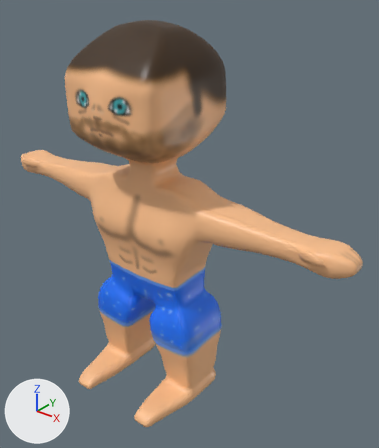
Renders of the glTF model models/player.glb from each side of a commit.
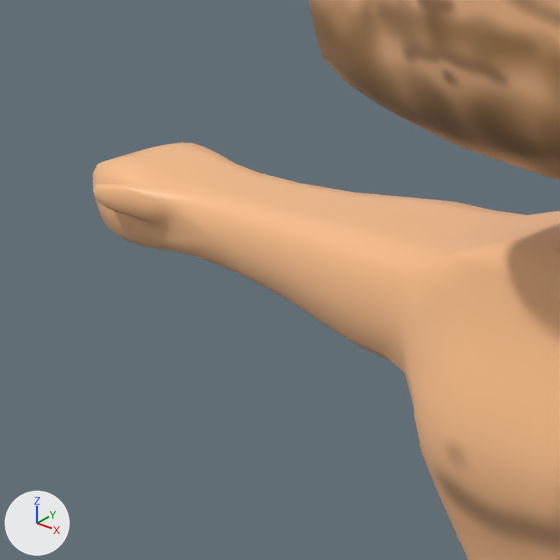
The first picture shows the older version from a 50 mm camera at (1.567, -1.693, 2.003) aimed at (0.15, 0.078, 0.905). The close-ups show both versions on the part from 0% to 33% of the width and 26% to 54% of the height of that picture; other places that the commit changed are outside them. Lighting does not change. The marker at lower left points along +X, +Y and +Z. Where no turn or scale is listed for an object, it has been applied to the vertices.

In view in the first close-up: 'Dude'.
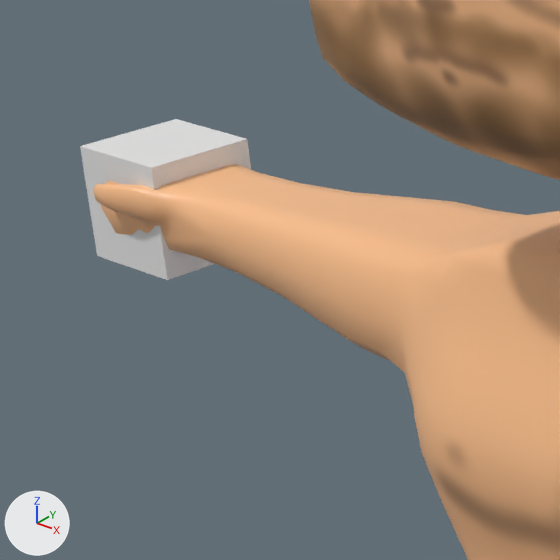
Pixel boxes (x1, y1, x2, y2) of what changed, in the close-ups (560 x 560 px):
'ToolSpot', added
    after: (80, 119, 251, 280)

The change, as a list of edits to the scene's bpy script:
```text
Add me_cube_001:
    me_cube_001.from_pydata([(0.0873, 0.0732, -0.0636), (0.0873, -0.0732, -0.0636), (-0.059, -0.0732, -0.0657), (-0.059, 0.0732, -0.0657), (-0.0611, -0.0732, 0.0807), (-0.0611, 0.0732, 0.0807), (0.0852, -0.0732, 0.0828), (0.0852, 0.0732, 0.0828)], [], [(0, 1, 2), (0, 2, 3), (3, 2, 4), (3, 4, 5), (5, 4, 6), (5, 6, 7), (7, 6, 1), (7, 1, 0), (3, 5, 7), (3, 7, 0), (4, 2, 1), (4, 1, 6)])
Add ob_toolspot:
    ob_toolspot = bpy.data.objects.new('ToolSpot', me_cube_001)
    ob_toolspot.location = (-0.905, 0.0, 1.003)
```
